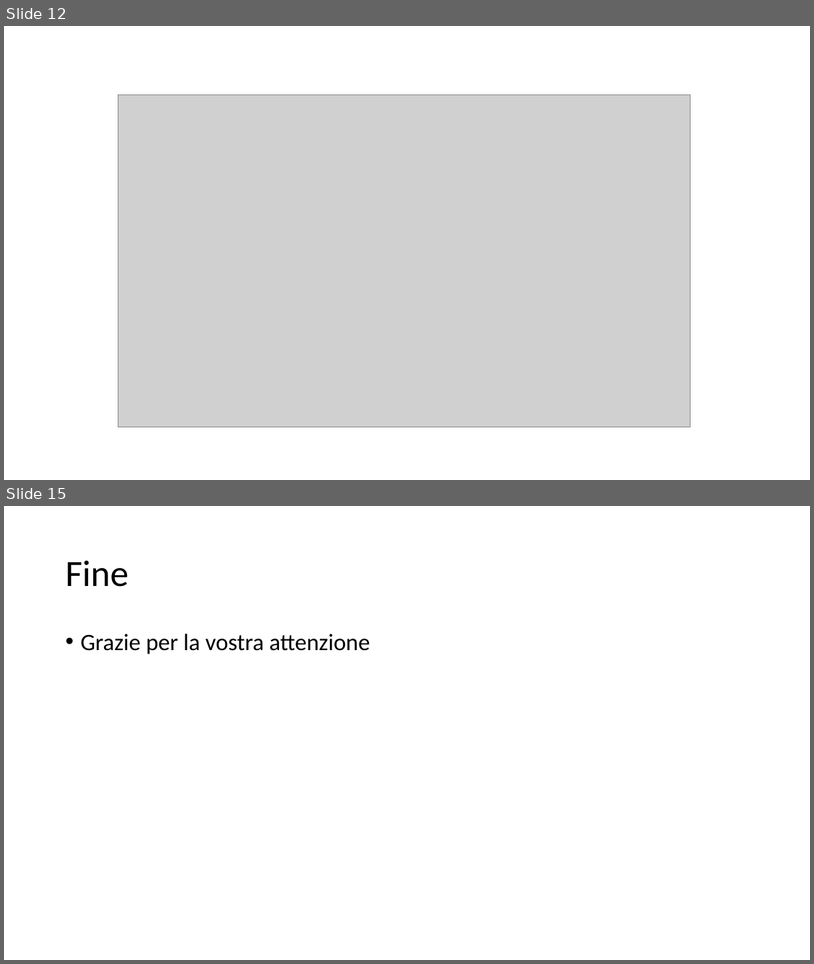
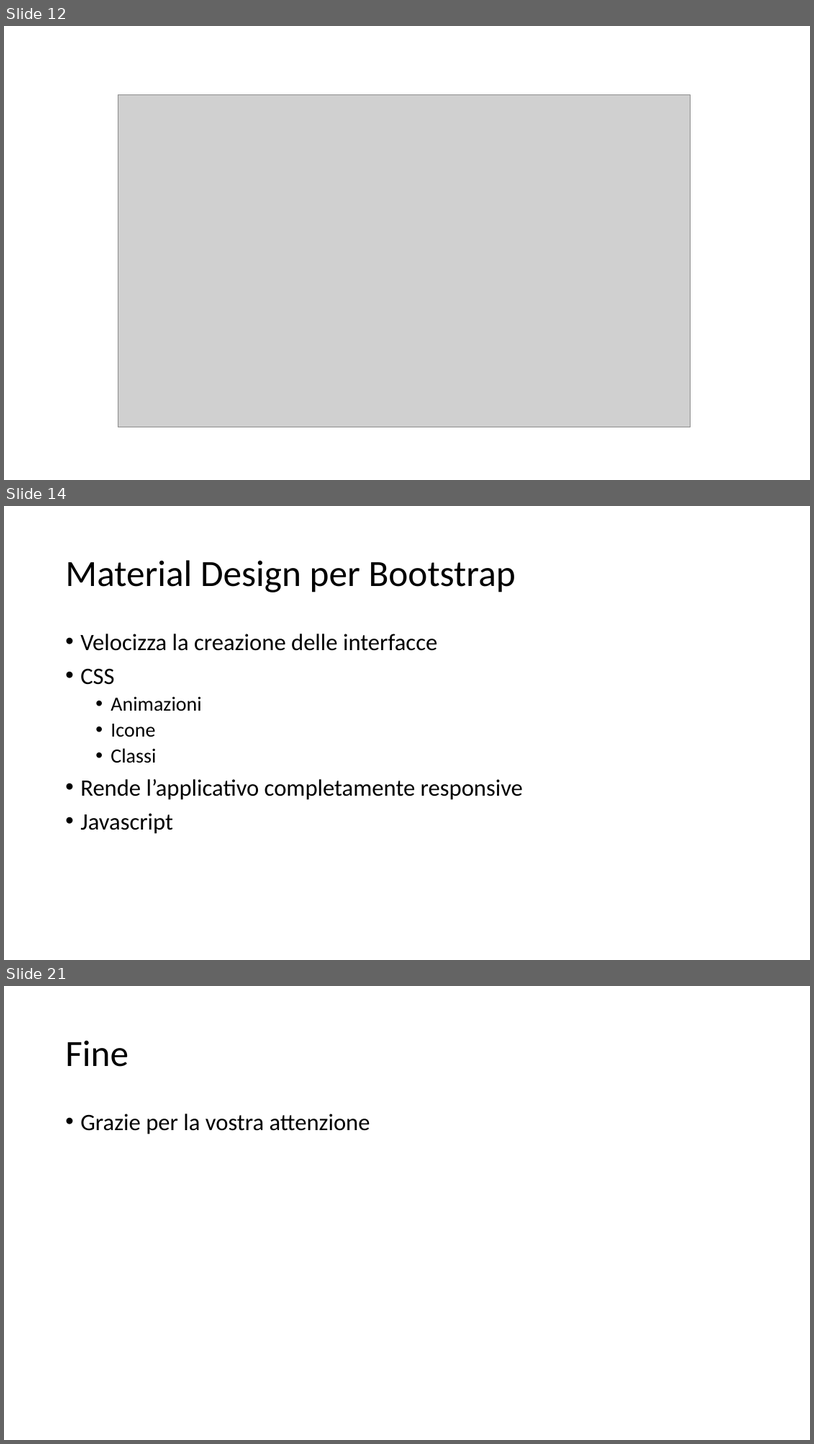
Before and after one commit to bryanbeffa/Knowledge-Base, a slide deck: Presentation/Knowledge Base.pptx. Shown one above the other, each under a label of ours: slides 12 and 15 before the commit, slides 12, 14 and 21 after it; the slides between them are not shown. The pictures are 814x964 and 814x1444 pixels, drawn with LibreOffice and Linux fonts; fonts in the diff are those of the drawing; grey boxes stand for pictures. Boxes give left, top, right and bottom in pixels: in the first picture for what was removed or moved away, otherwise in the second. Text is boxed around its words. In the diff, an @@ line names an element or a change of style, - is before the commit and + after.

```diff
--- a/Presentation/Knowledge Base.pptx
+++ b/Presentation/Knowledge Base.pptx
@@ slide 14 added at [4, 506, 810, 960], background #FFFFFF @@
@@ title added at [65, 560, 516, 592], 44 pt, text #000000 @@
+Material Design per Bootstrap
@@ text added at [80, 633, 523, 834], 28 pt, text #000000 @@
+• Velocizza la creazione delle interfacce
+• CSS
+  • Animazioni
+  • Icone
+  • Classi
+• Rende l’applicativo completamente responsive
+• Javascript
@@ what was slide 15 is now slide 21 @@
```
Also in this commit, not shown: 1 slide changed, 6 other slides added, 1 slide removed.
